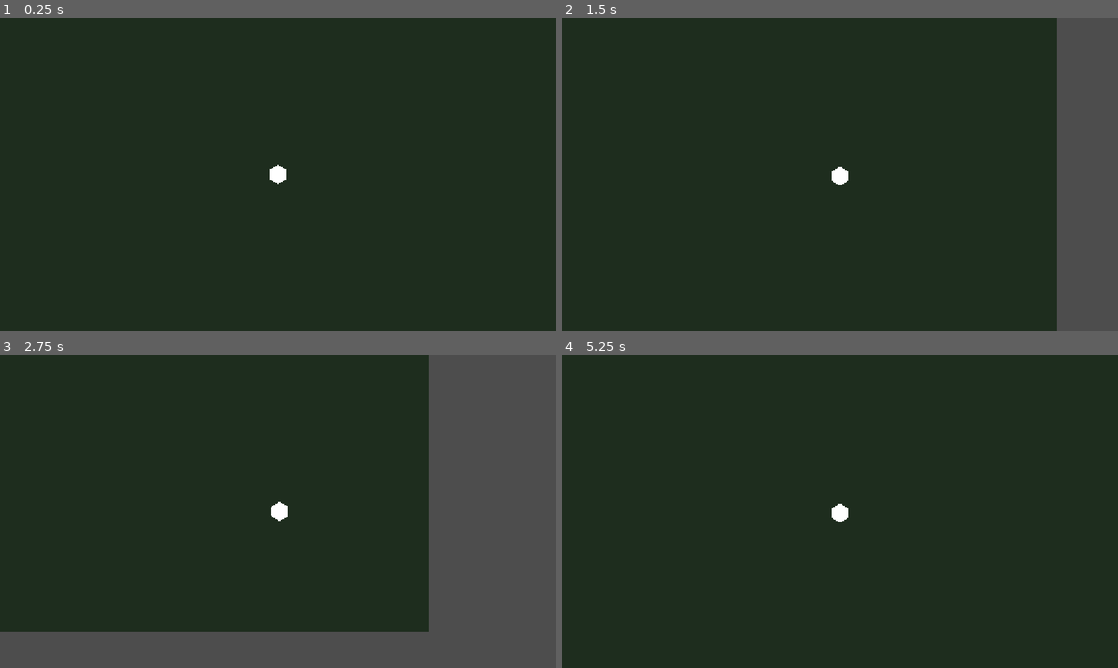
Above: before the commit, frames 1-4 (two rows, left to right).
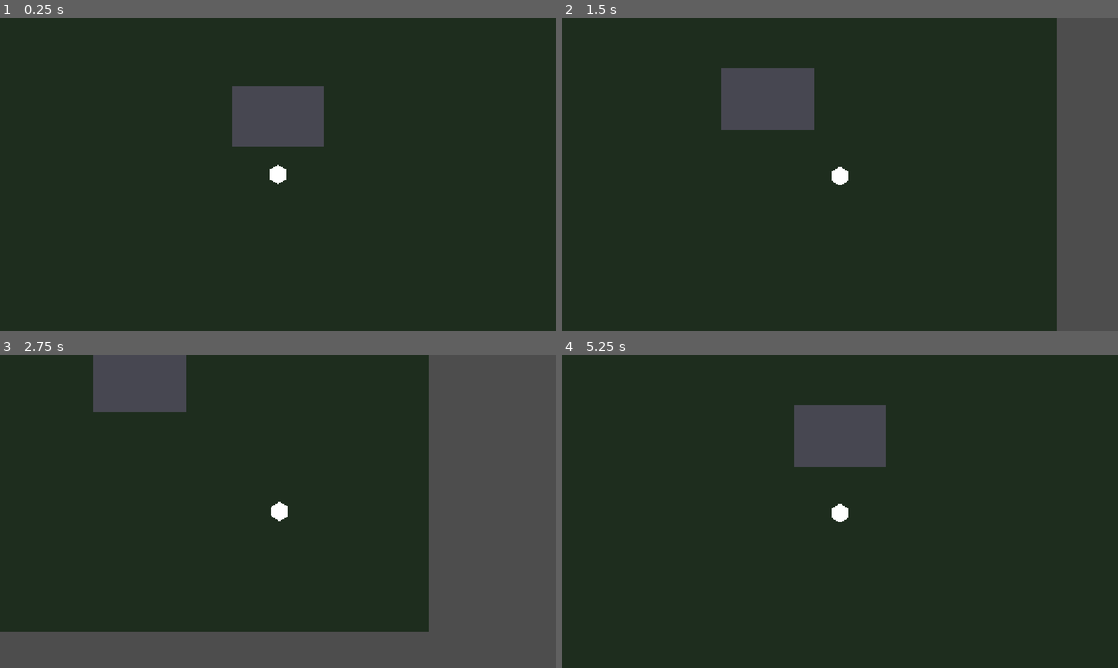
Above: after the commit, the same moments.

Repository: salexume94-pixel/Scripts
Game: Godot game, scene res://scenes/World.tscn
Two runs of this game, one before a commit and one after it. Both use one fixed random seed, a clock stepped at 60 frames per second and the inputs below.
Inputs:
- Up to frame 1 (0.25 s): no input
- Up to frame 2 (1.5 s): tap Enter at 0.5 s; hold Right (ui_right) 0.53-1.28 s; hold Down (ui_down) from 1.28 s (still down)
- Up to frame 3 (2.75 s): release Down (ui_down) at 2.03 s; hold Right (ui_right) from 2.03 s (still down)
- Up to frame 4 (5.25 s): release Right (ui_right) at 2.78 s; hold Up (ui_up) 2.78-3.53 s; hold Left (ui_left) 3.53-5.03 s; hold Down (ui_down) from 5.03 s (still down)

The runs differ from the first frame. In frame 1, 3.2% of the frame differs, in the area x 41-59%, y 21-42%; in frame 2, 3.3%, in the area x 28-46%, y 16-36%; in frame 3, 3.1%; in frame 4, 3.3%.

Commit message:
Add first building to World

Diff:
--- a/scenes/World.tscn
+++ b/scenes/World.tscn
@@ -3,6 +3,7 @@
 [ext_resource type="PackedScene" uid="uid://derkldmdura1b" path="res://player/Player.tscn" id="1_player"]
 [ext_resource type="Script" uid="uid://bjyl5hcu0d8vb" path="res://world/world_presentation.gd" id="2_world_presentation"]
 [ext_resource type="Script" path="res://world/world_boundaries.gd" id="3_world_boundaries"]
+[ext_resource type="PackedScene" path="res://world/Building.tscn" id="4_building"]
 
 [node name="World" type="Node2D" unique_id=119908091]
 
@@ -11,6 +12,9 @@
 [node name="WorldFloor" type="Polygon2D" parent="WorldContent" unique_id=137521041]
 polygon = PackedVector2Array(-600, -400, 600, -400, 600, 400, -600, 400)
 color = Color(0.12, 0.18, 0.12, 1)
+
+[node name="Building" parent="WorldContent" instance=ExtResource("4_building")]
+position = Vector2(0, -120)
 
 [node name="WorldBoundaries" type="Node2D" parent="." unique_id=137521042]
 script = ExtResource("3_world_boundaries")
